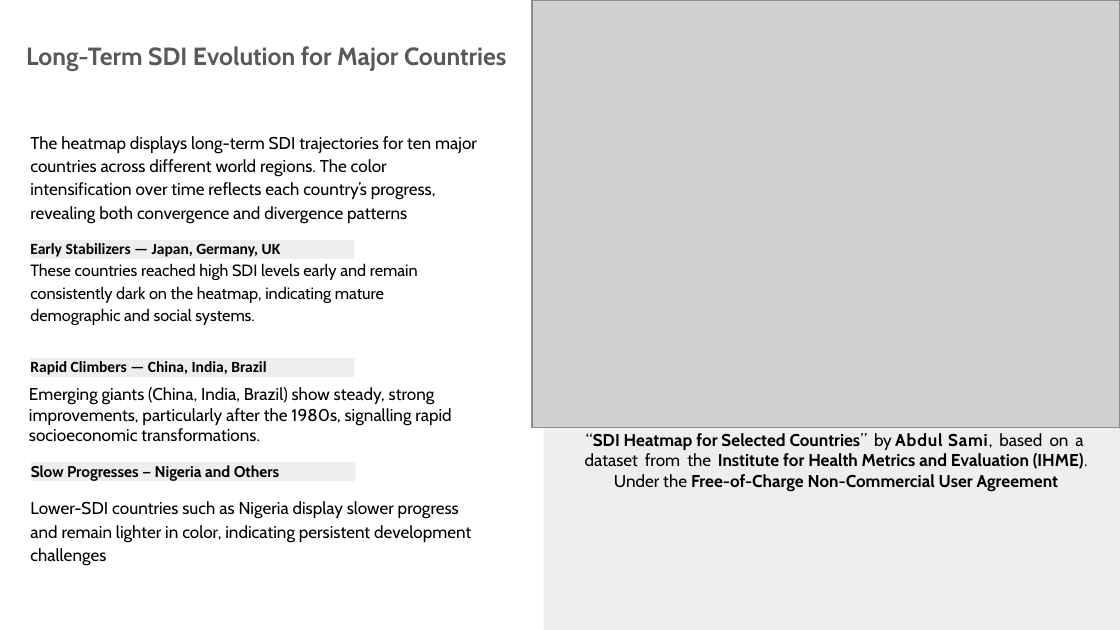
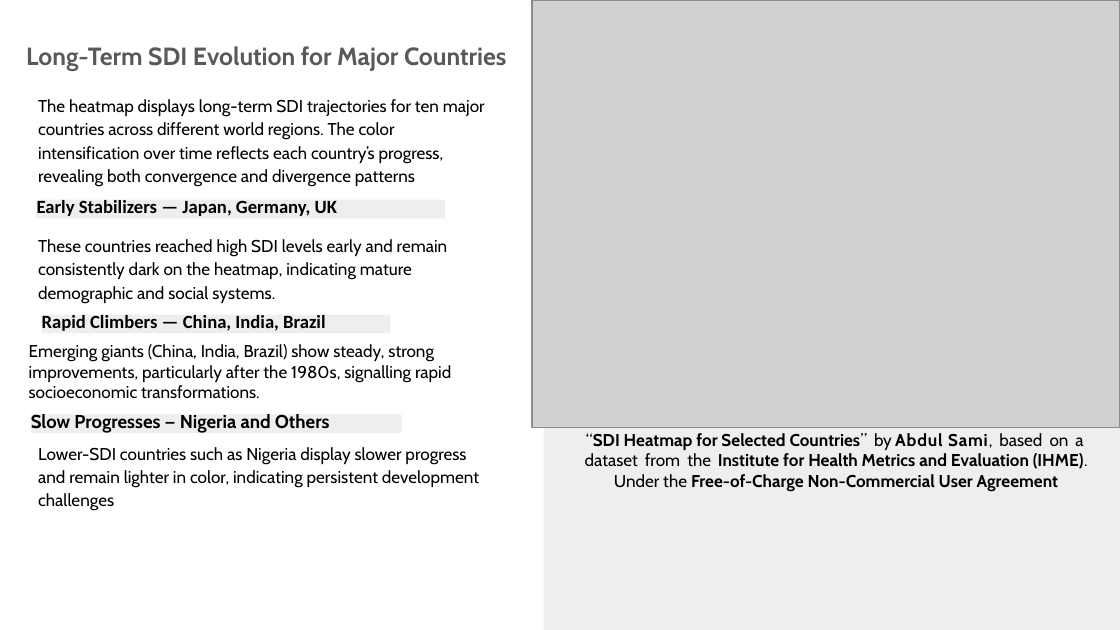
Before and after one commit to samiwadh/Global-Burden-of-Disease-Project, a slide deck: slide 10 of Data Visualization.pptx. Drawn at 1120x630 pixels with LibreOffice and Linux fonts; fonts in the diff are those of the drawing; grey boxes stand for pictures. Boxes give left, top, right and bottom in pixels: in the first picture for what was removed or moved away, otherwise in the second. Text is boxed around its words. In the diff, an @@ line names an element or a change of style, - is before the commit and + after.

```diff
--- a/Data Visualization.pptx
+++ b/Data Visualization.pptx
@@ text "The heatmap displays long-term SDI ...": place and size @@
-text "The heatmap displays long-term SDI ..." at box(30, 136, 477, 224)
+text "The heatmap displays long-term SDI ..." at box(38, 99, 485, 187)
@@ size 10 to 12 pt in 3 elements at box(41, 315, 390, 334), box(31, 414, 402, 433), box(37, 199, 445, 218) @@
@@ rectangle "Early Stabilizers — Japan, Germany, ...": place and size @@
-rectangle "Early Stabilizers — Japan, Germany, ..." at box(30, 240, 354, 259)
+rectangle "Early Stabilizers — Japan, Germany, ..." at box(37, 199, 445, 218)
@@ text "These countries reached high SDI ...": place and size @@
-text "These countries reached high SDI ..." at box(30, 263, 418, 325)
+text "These countries reached high SDI ..." at box(38, 239, 448, 304)
@@ text "These countries reached high SDI ..." at box(38, 239, 448, 304): size 10.5 to 11 pt @@
@@ rectangle "Rapid Climbers — China, India, ...": place and size @@
-rectangle "Rapid Climbers — China, India, ..." at box(30, 358, 354, 377)
+rectangle "Rapid Climbers — China, India, ..." at box(41, 315, 390, 334)
@@ text "Emerging giants (China, India, Brazil) ...": place and size @@
-text "Emerging giants (China, India, Brazil) ..." at box(29, 387, 451, 442)
+text "Emerging giants (China, India, Brazil) ..." at box(29, 344, 451, 399)
@@ rectangle "Slow Progresses — Nigeria and ...": place and size @@
-rectangle "Slow Progresses — Nigeria and ..." at box(31, 463, 355, 482)
+rectangle "Slow Progresses — Nigeria and ..." at box(31, 414, 402, 433)
@@ text "Lower-SDI countries such as Nigeria ...": place and size @@
-text "Lower-SDI countries such as Nigeria ..." at box(30, 501, 471, 566)
+text "Lower-SDI countries such as Nigeria ..." at box(38, 447, 479, 511)
```
Also in this commit, not shown: 12 other slides changed.
